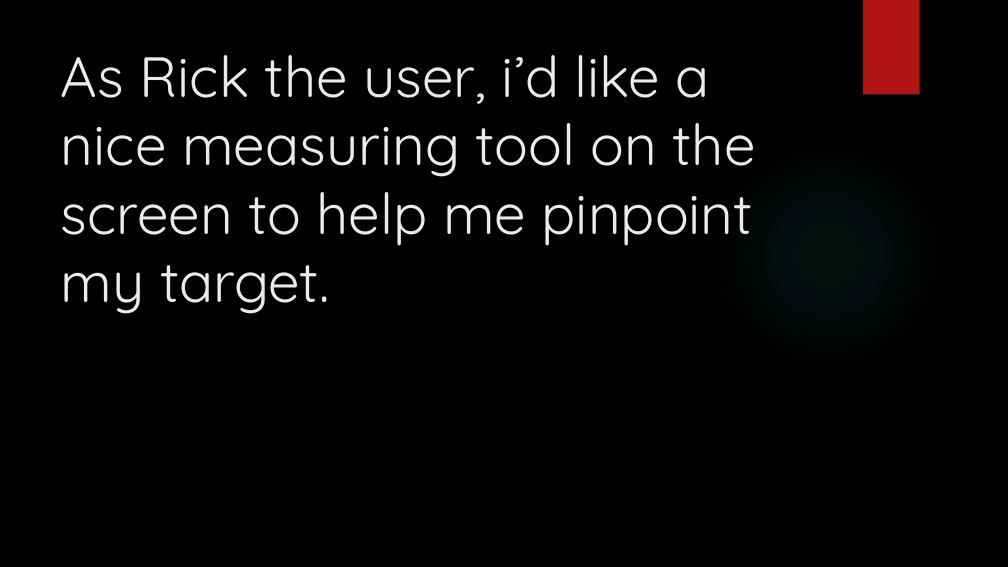
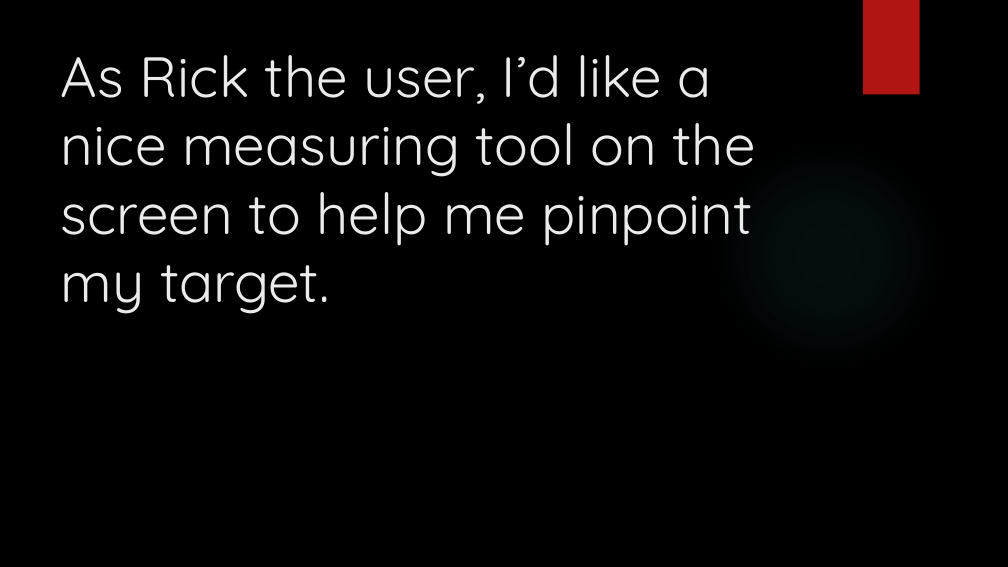
Before and after one commit to junmin-yee/Landmarked, a slide deck: slide 7 of Technology Presentation.pptx. Drawn at 1008x567 pixels with LibreOffice and Linux fonts; fonts in the diff are those of the drawing; background and template pictures are left out. Boxes give left, top, right and bottom in pixels: in the first picture for what was removed or moved away, otherwise in the second. Text is boxed around its words. In the diff, an @@ line names an element or a change of style, - is before the commit and + after.

```diff
--- a/Technology Presentation.pptx
+++ b/Technology Presentation.pptx
@@ title at box(61, 55, 756, 314): text changed @@
-As Rick the user, i’d like a nice measuring tool on the screen to help me pinpoint my target.
+As Rick the user, I’d like a nice measuring tool on the screen to help me pinpoint my target.
```
Also in this commit, not shown: 6 other slides changed, 22 slides removed.
